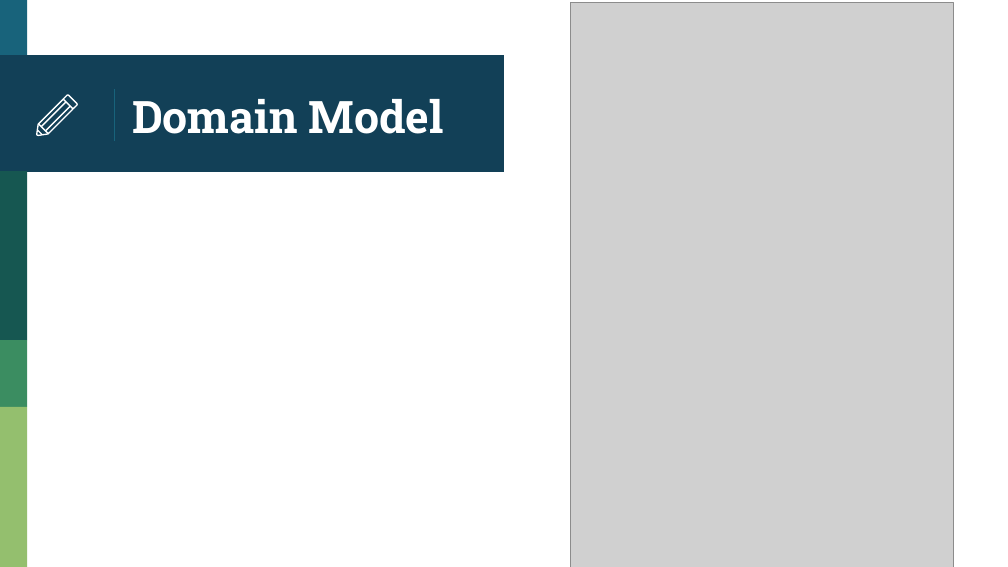
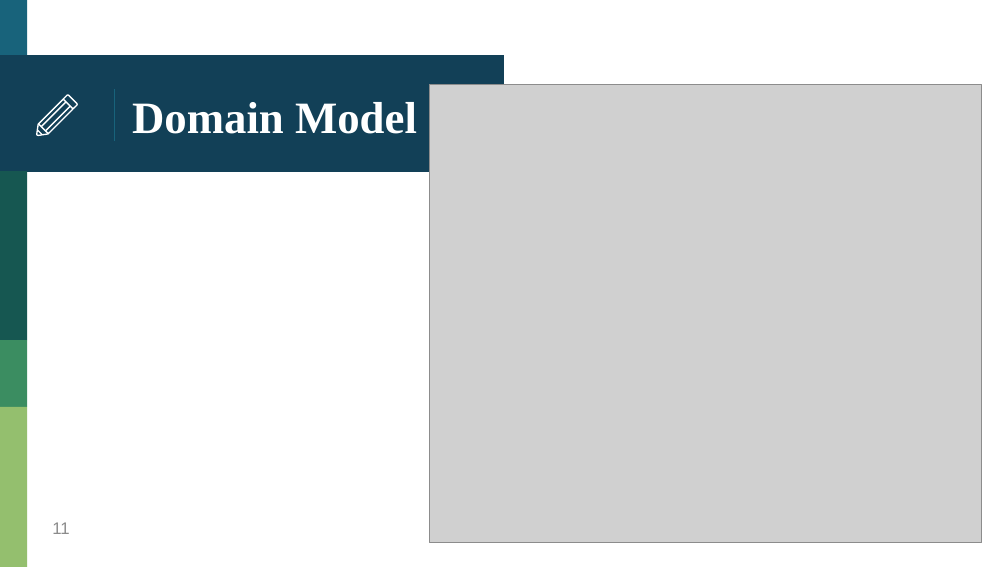
Before and after one commit to HankTwZhong/OOAD, a slide deck: slide 11 of OOAD_Midterm.pptx (slide 8 before the commit). Drawn at 1008x567 pixels with LibreOffice and Linux fonts; fonts in the diff are those of the drawing; grey boxes stand for pictures. Boxes give left, top, right and bottom in pixels: in the first picture for what was removed or moved away, otherwise in the second. Text is boxed around its words. In the diff, an @@ line names an element or a change of style, - is before the commit and + after.

```diff
--- a/OOAD_Midterm.pptx
+++ b/OOAD_Midterm.pptx
@@ title "Domain Model" at box(132, 102, 417, 134): font Roboto Slab to Times New Roman @@
@@ picture: place and size @@
-picture at box(571, 2, 954, 567)
+picture at box(429, 85, 982, 543)
@@ page number added at box(52, 522, 69, 534), 12 pt, text #8C8C8C @@
+11
```
Also in this commit, not shown: 15 other slides changed, 12 slides added, 19 other files.
